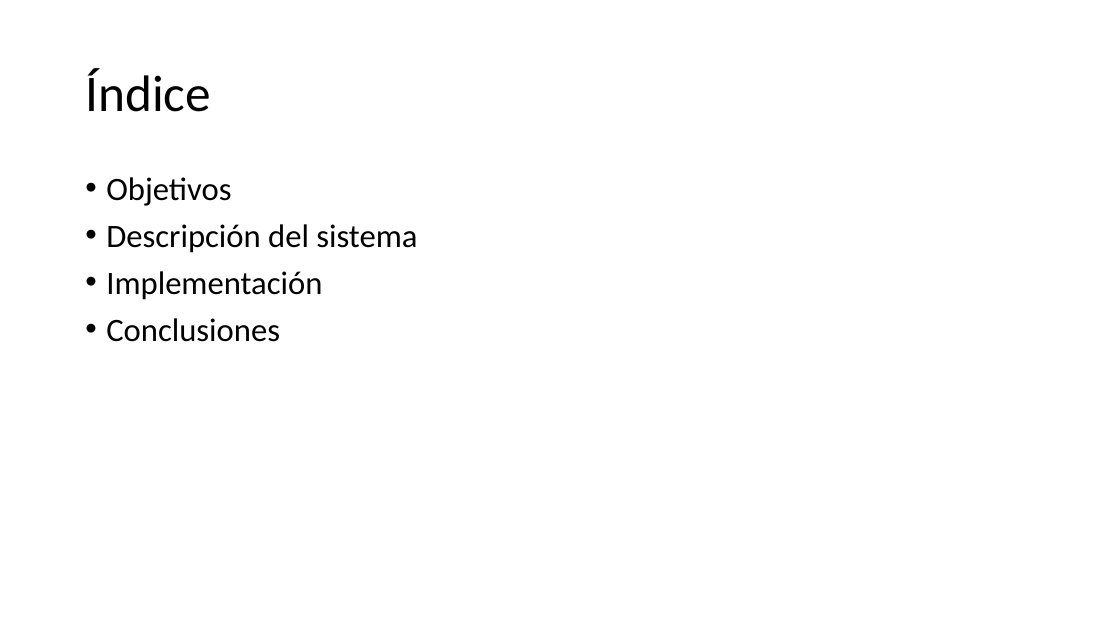
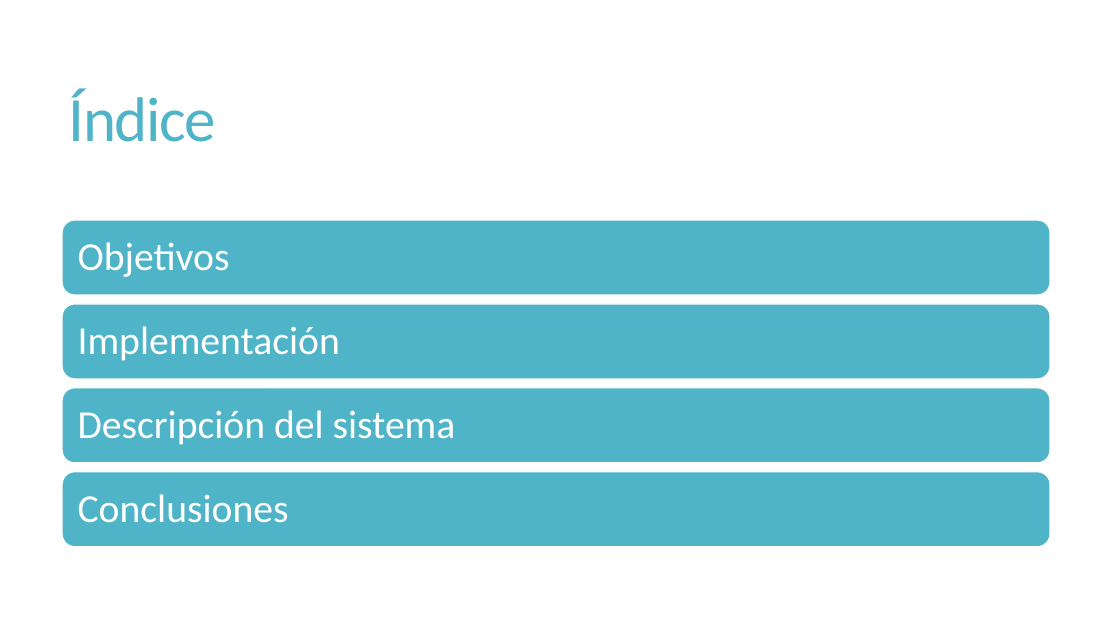
Before and after one commit to javi040898/TFG, a slide deck: slide 2 of Presentacion.pptx. Drawn at 1120x630 pixels with LibreOffice and Linux fonts; fonts in the diff are those of the drawing. Boxes give left, top, right and bottom in pixels: in the first picture for what was removed or moved away, otherwise in the second. Text is boxed around its words. In the diff, an @@ line names an element or a change of style, - is before the commit and + after.

```diff
--- a/Presentacion.pptx
+++ b/Presentacion.pptx
@@ title "Índice": place and size @@
-title "Índice" at bbox=[85, 68, 211, 112]
+title "Índice" at bbox=[69, 88, 216, 142]
@@ title "Índice" at bbox=[69, 88, 216, 142]: size 44 to 54 pt, text colour #000000 to #50B4C8, letter spacing 0 to -1.2 pt; line spacing 0.9 to 0.85 @@
@@ text at bbox=[106, 177, 231, 206]: paragraph removed @@
-• Objetivos
@@ text at bbox=[106, 271, 322, 342]: paragraphs removed @@
-• Implementación
-• Conclusiones
@@ text "Descripción del sistema": place and size @@
-text "Descripción del sistema" at bbox=[106, 177, 417, 342]
+text "Descripción del sistema" at bbox=[78, 410, 456, 445]
@@ text "Descripción del sistema" at bbox=[78, 410, 456, 445]: size 28 to 34 pt, text colour #000000 to #FFFFFF; bullet • to none; more space between paragraphs; vertical alignment top to middle @@
@@ group added at bbox=[62, 220, 1050, 547]: 4 rounded rectangles, 3 texts @@
+Objetivos
+Implementación
+Conclusiones
```
Also in this commit, not shown: 5 other slides changed, 2 slides added, 22 other files.
